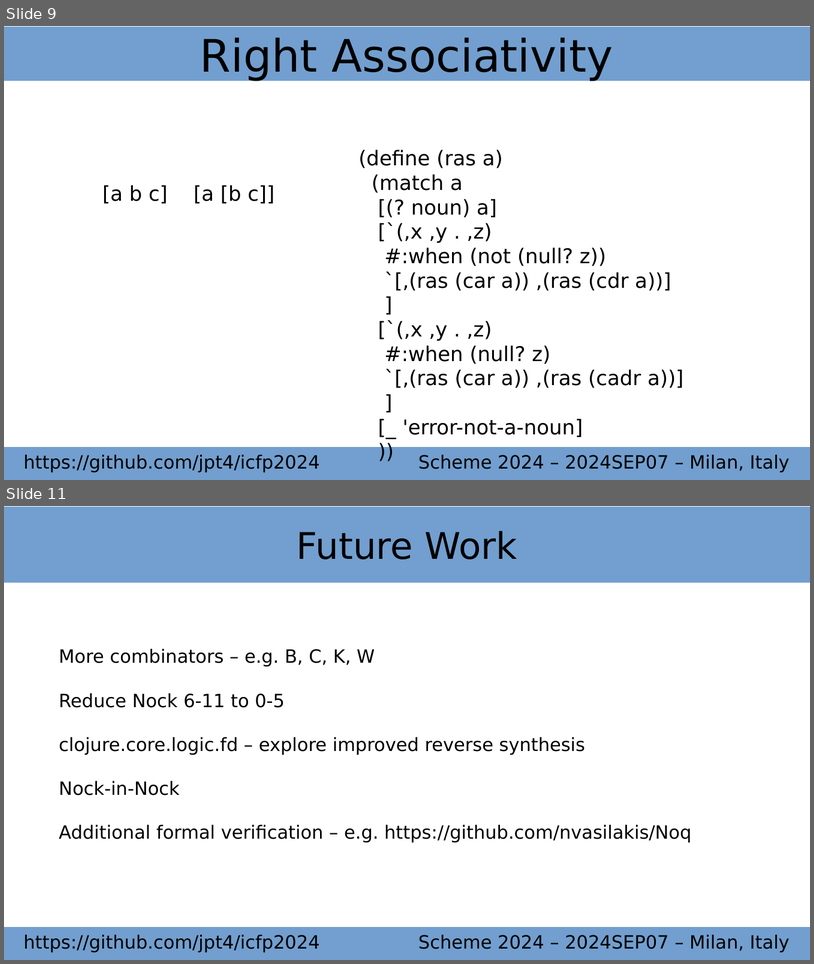
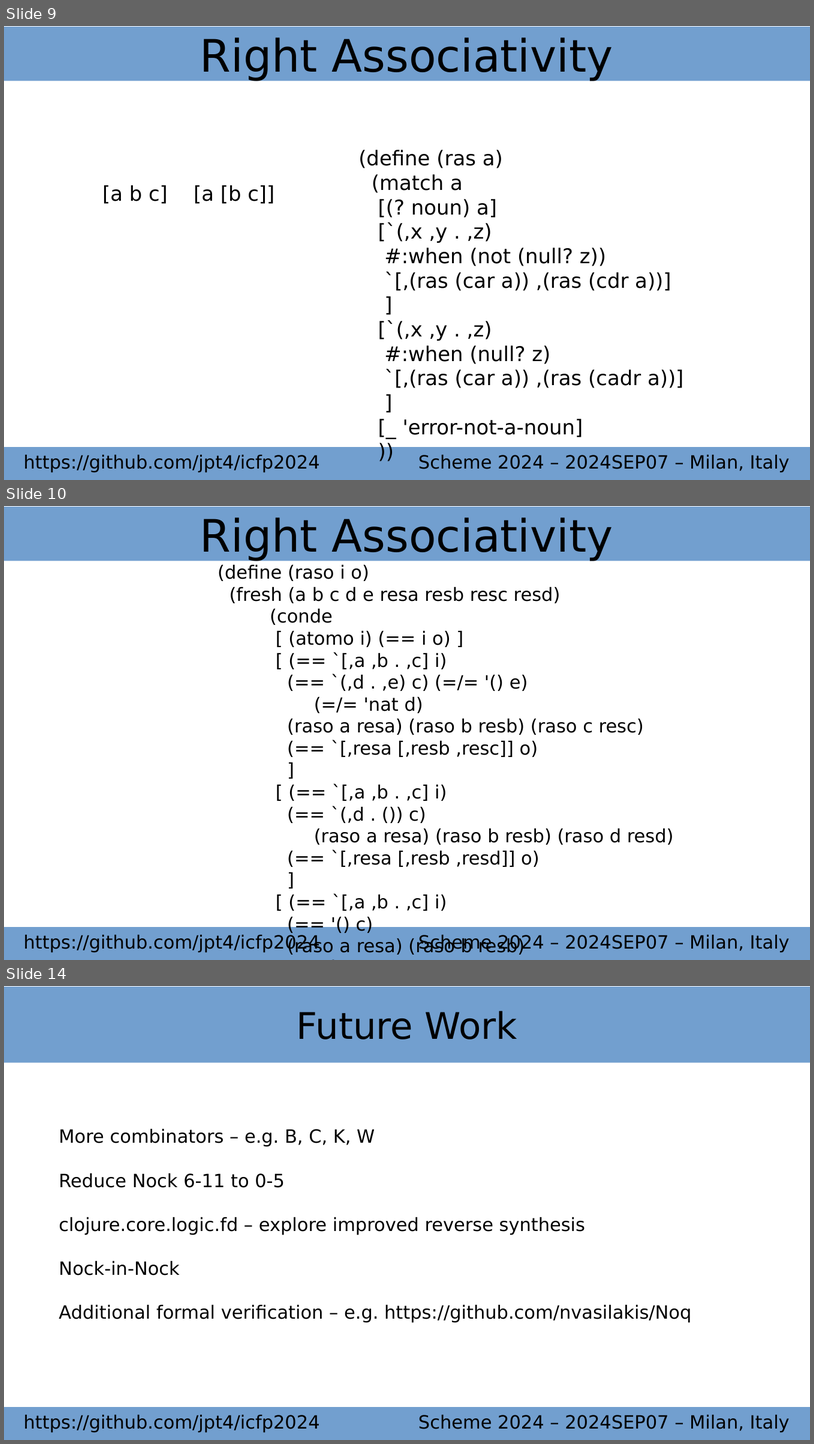
Before and after one commit to jpt4/icfp2024, a slide deck: slides.odp. Shown one above the other, each under a label of ours: slides 9 and 11 before the commit, slides 9, 10 and 14 after it; the slides between them are not shown. The pictures are 814x964 and 814x1444 pixels, drawn with LibreOffice and Linux fonts; fonts in the diff are those of the drawing. Boxes give left, top, right and bottom in pixels: in the first picture for what was removed or moved away, otherwise in the second. Text is boxed around its words. In the diff, an @@ line names an element or a change of style, - is before the commit and + after.

```diff
--- a/slides.odp
+++ b/slides.odp
@@ slide 10 added at box(4, 506, 810, 960), background #FFFFFF @@
@@ title added at box(4, 507, 810, 561), fill #729FCF, 44 pt, text #000000 @@
+Right Associativity
@@ text added at box(218, 564, 674, 955), 18 pt, text #000000 @@
+(define (raso i o)
+(fresh (a b c d e resa resb resc resd)
+(conde
+[ (atomo i) (== i o) ]
+[ (== `[,a ,b . ,c] i)
+(== `(,d . ,e) c) (=/= '() e)
+(=/= 'nat d)
+(raso a resa) (raso b resb) (raso c resc)
+(== `[,resa [,resb ,resc]] o)
+]
+[ (== `[,a ,b . ,c] i)
+(== `(,d . ()) c)
+(raso a resa) (raso b resb) (raso d resd)
+(== `[,resa [,resb ,resd]] o)
+]
+[ (== `[,a ,b . ,c] i)
+(== '() c)
+(raso a resa) (raso b resb)
+(== `[,resa ,resb] o) ]
+)))
@@ rectangle added at box(4, 927, 810, 960), fill #729FCF, 18 pt, text #000000 @@
+https://github.com/jpt4/icfp2024 Scheme 2024 – 2024SEP07 – Milan, Italy
@@ what was slide 11 is now slide 14 @@
```
Also in this commit, not shown: 3 slides changed, 5 other slides added, 2 slides removed, 2 other files.
